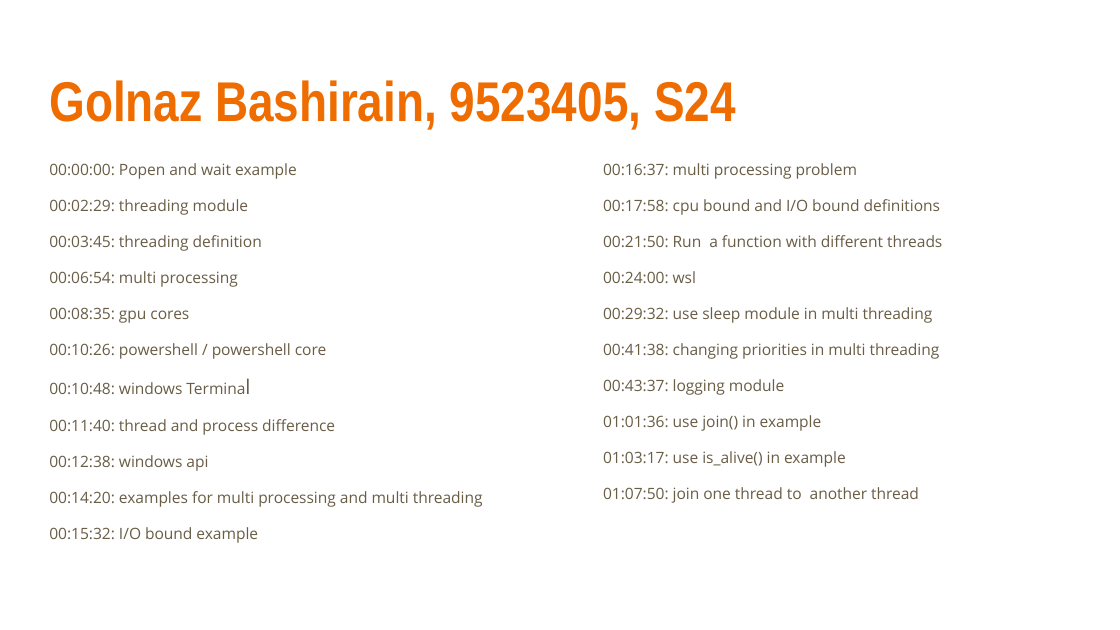
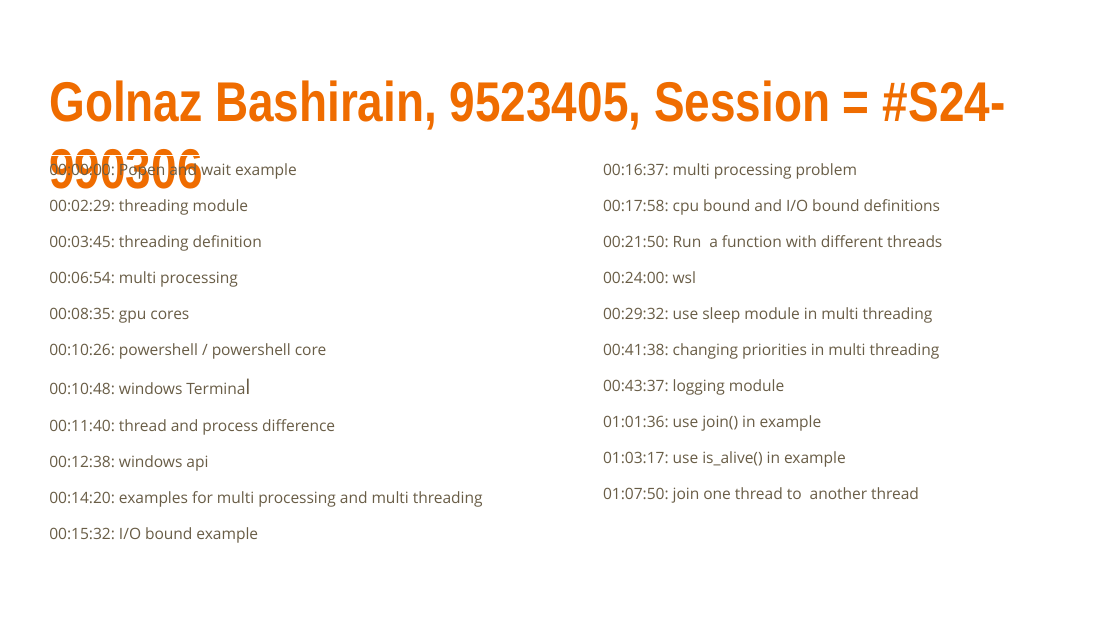
Before and after one commit to EE-AUT/Media-player, a slide deck: slide 20 of Tags/AP.pptx. Drawn at 1120x630 pixels with LibreOffice and Linux fonts; fonts in the diff are those of the drawing. Boxes give left, top, right and bottom in pixels: in the first picture for what was removed or moved away, otherwise in the second. Text is boxed around its words. In the diff, an @@ line names an element or a change of style, - is before the commit and + after.

```diff
--- a/Tags/AP.pptx
+++ b/Tags/AP.pptx
@@ title at bbox=[49, 80, 1005, 189]: text changed @@
-Golnaz Bashirain, 9523405, S24
+Golnaz Bashirain, 9523405, Session = #S24-990306
```
Also in this commit, not shown: 19 other slides changed, 27 other files.
